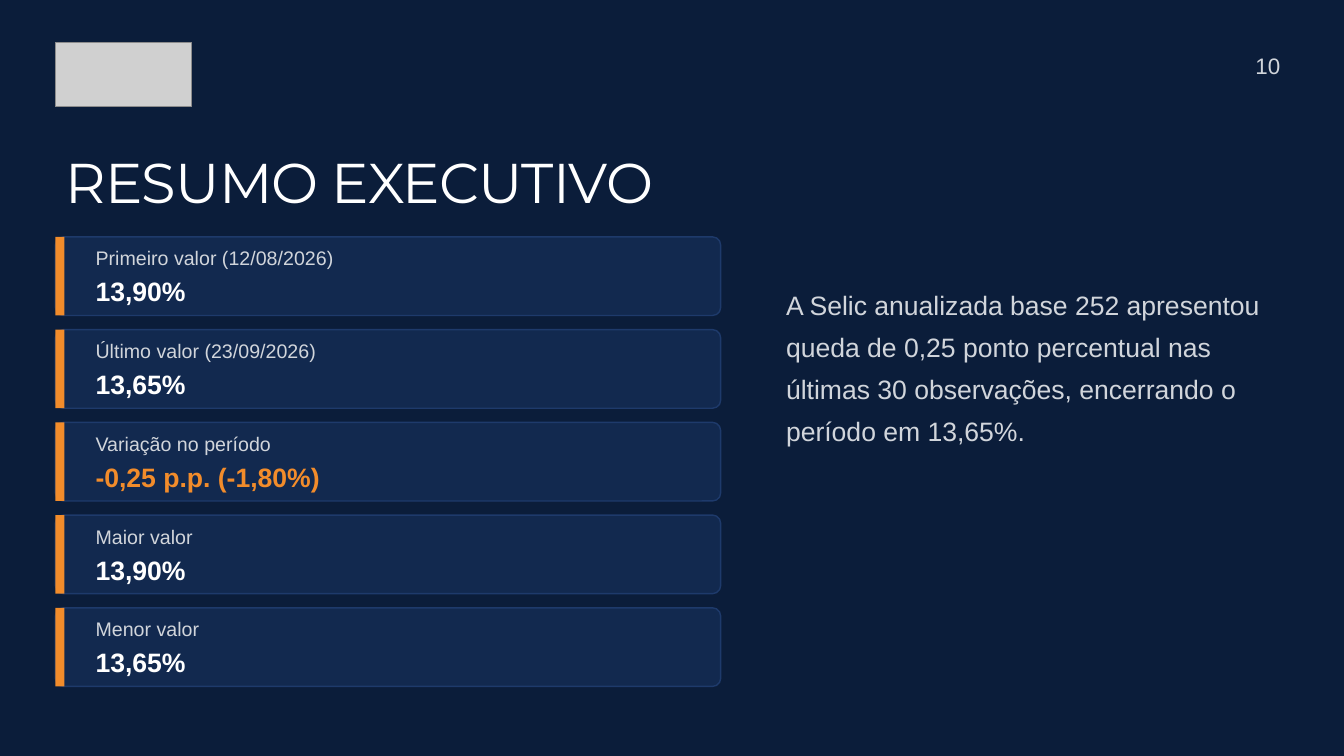
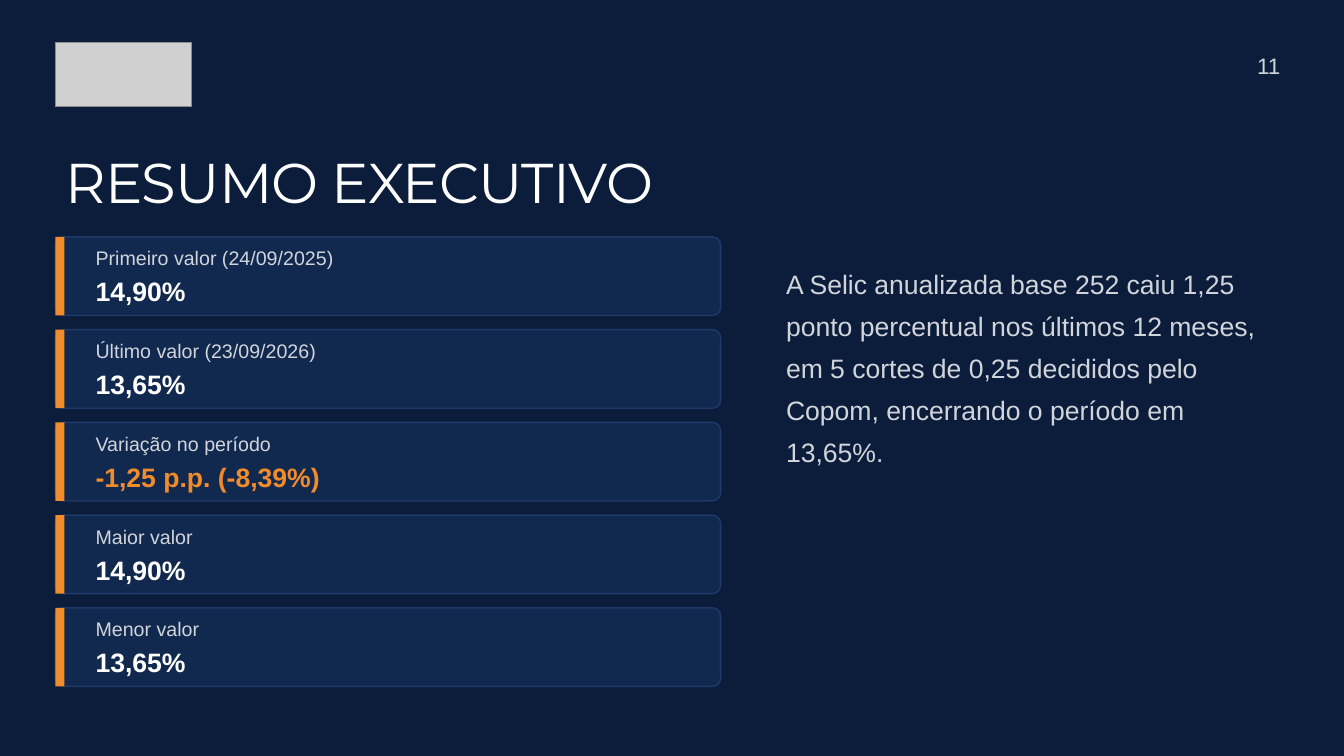
Before and after one commit to thaiza-commits/oficina-de-robos-bma, a slide deck: slide 11 of apresentacao/BMA-Oficina-de-Robos_com_QR.pptx (slide 10 before the commit). Drawn at 1344x756 pixels with LibreOffice and Linux fonts; fonts in the diff are those of the drawing; grey boxes stand for pictures. Boxes give left, top, right and bottom in pixels: in the first picture for what was removed or moved away, otherwise in the second. Text is boxed around its words. In the diff, an @@ line names an element or a change of style, - is before the commit and + after.

```diff
--- a/apresentacao/BMA-Oficina-de-Robos_com_QR.pptx
+++ b/apresentacao/BMA-Oficina-de-Robos_com_QR.pptx
@@ text at (1257,58,1280,74): text changed @@
-10
+11
@@ text at (96,250,333,269): text changed @@
-Primeiro valor (12/08/2026)
+Primeiro valor (24/09/2025)
@@ text at (96,282,186,305): text changed @@
-13,90%
+14,90%
@@ text at (786,274,1255,466): text changed @@
-A Selic anualizada base 252 apresentou queda de 0,25 ponto percentual nas últimas 30 observações, encerrando o período em 13,65%.
+A Selic anualizada base 252 caiu 1,25 ponto percentual nos últimos 12 meses, em 5 cortes de 0,25 decididos pelo Copom, encerrando o período em 13,65%.
@@ text at (96,467,320,492): text changed @@
--0,25 p.p. (-1,80%)
+-1,25 p.p. (-8,39%)
@@ text at (96,561,186,584): text changed @@
-13,90%
+14,90%
```
Also in this commit, not shown: 7 other slides changed, 1 slide added, 21 other files.
